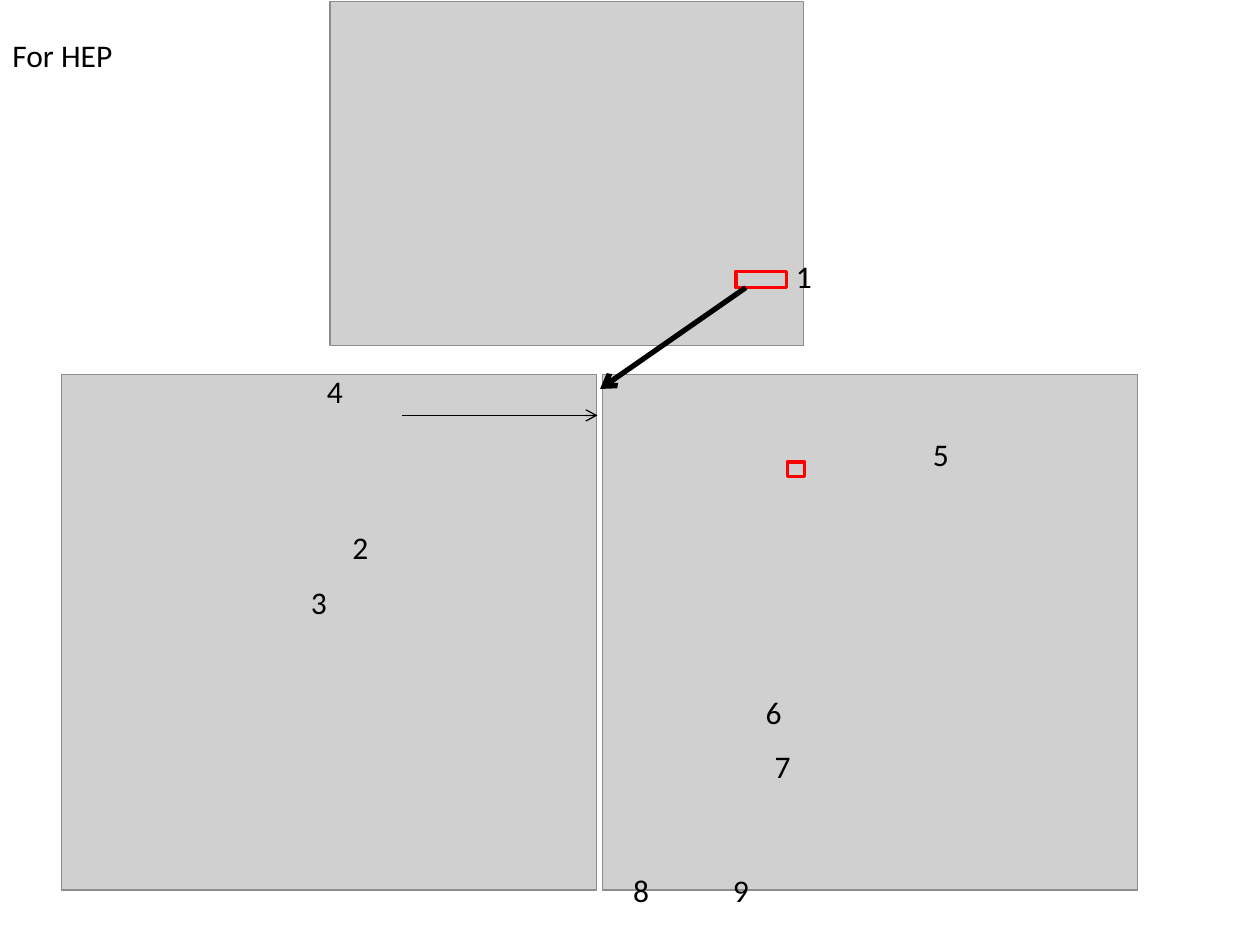
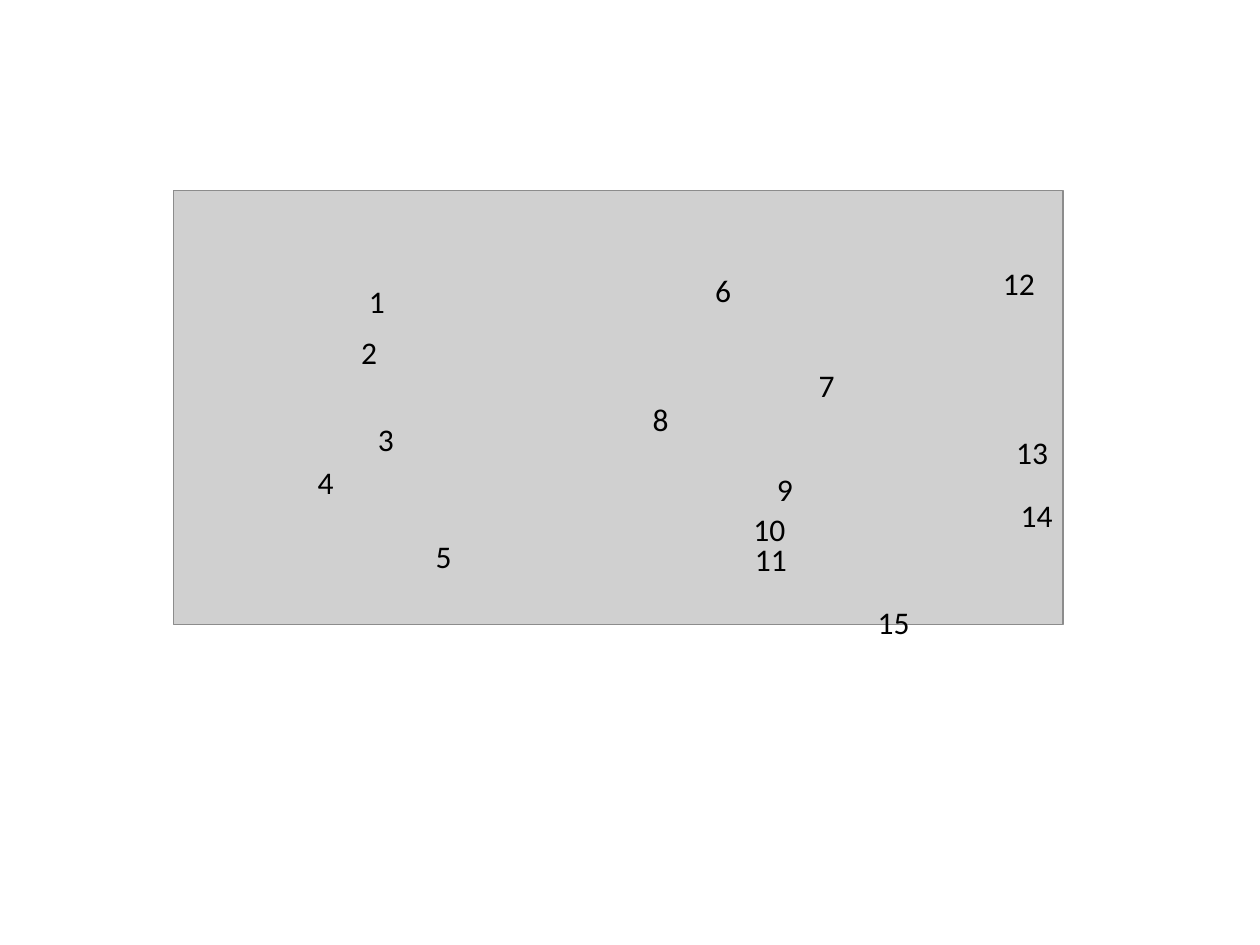
Before and after one commit to DePrettoM/EEGpal, a slide deck: slide 23 of Manuels/picture_EEGpal_manuals.pptx (slide 12 before the commit). Drawn at 1260x945 pixels with LibreOffice and Linux fonts; fonts in the diff are those of the drawing; grey boxes stand for pictures. Boxes give left, top, right and bottom in pixels: in the first picture for what was removed or moved away, otherwise in the second. Text is boxed around its words. In the diff, an @@ line names an element or a change of style, - is before the commit and + after.

```diff
--- a/Manuels/picture_EEGpal_manuals.pptx
+++ b/Manuels/picture_EEGpal_manuals.pptx
@@ picture removed at (330,1,804,345) @@
@@ text removed at (12,46,112,68) @@
-For HEP
@@ picture added at (174,190,1063,624) @@
@@ text "6": place and size @@
-text "6" at (766,702,782,725)
+text "6" at (715,280,731,302)
@@ text "1" rewrapped from (796,262,812,296) to (369,292,385,313) @@
@@ arrow removed from (746, 287) to (600, 389) @@
@@ rectangle removed at (736,271,786,287) @@
@@ text added at (1003,274,1035,295), 18 pt, text #000000 @@
+12
@@ text "2": place and size @@
-text "2" at (352,538,368,559)
+text "2" at (361,343,377,364)
@@ text "7": place and size @@
-text "7" at (775,757,791,778)
+text "7" at (819,376,835,397)
@@ picture removed at (62,374,597,890) @@
@@ picture removed at (602,374,1138,890) @@
@@ text "3": place and size @@
-text "3" at (311,593,327,614)
+text "3" at (378,430,394,451)
@@ arrow removed from (402, 416) to (597, 416) @@
@@ text "8" rewrapped from (633,880,649,909) to (653,409,669,432) @@
@@ text added at (1016,443,1048,464), 18 pt, text #000000 @@
+13
@@ text "4": place and size @@
-text "4" at (327,382,343,403)
+text "4" at (318,473,334,494)
@@ text "9" rewrapped from (733,881,749,910) to (777,480,793,501) @@
@@ rectangle removed at (788,462,805,478) @@
@@ text added at (1021,506,1053,527), 18 pt, text #000000 @@
+14
@@ text "5": place and size @@
-text "5" at (933,445,949,466)
+text "5" at (436,547,452,569)
@@ text added at (753,520,785,541), 18 pt, text #000000 @@
+10
@@ text added at (755,550,787,571), 18 pt, text #000000 @@
+11
@@ text added at (878,613,910,641), 18 pt, text #000000 @@
+15
```
Also in this commit, not shown: 2 other slides changed, 1 slide added, 3 slides removed, 4 other files.
